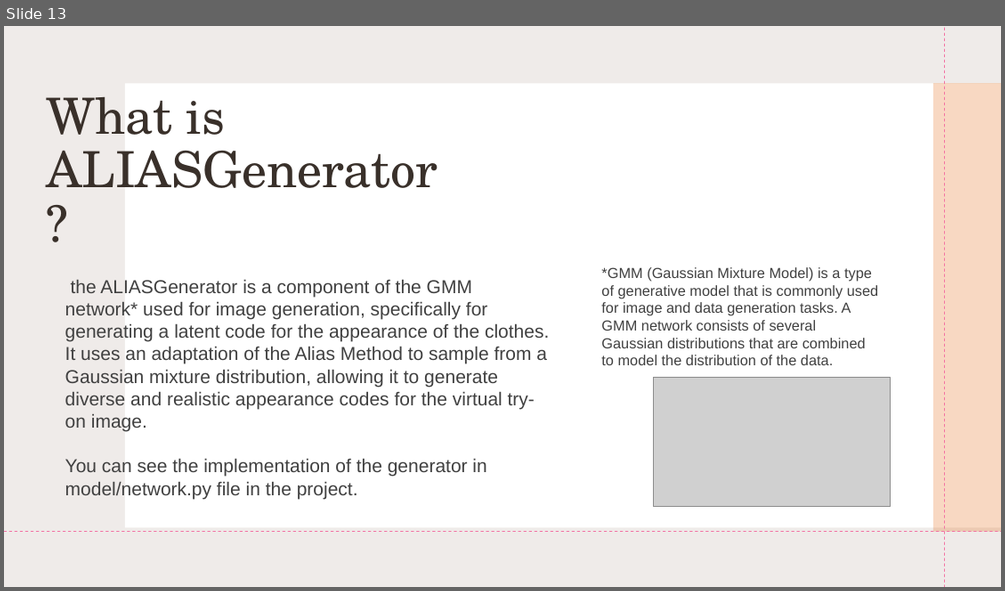
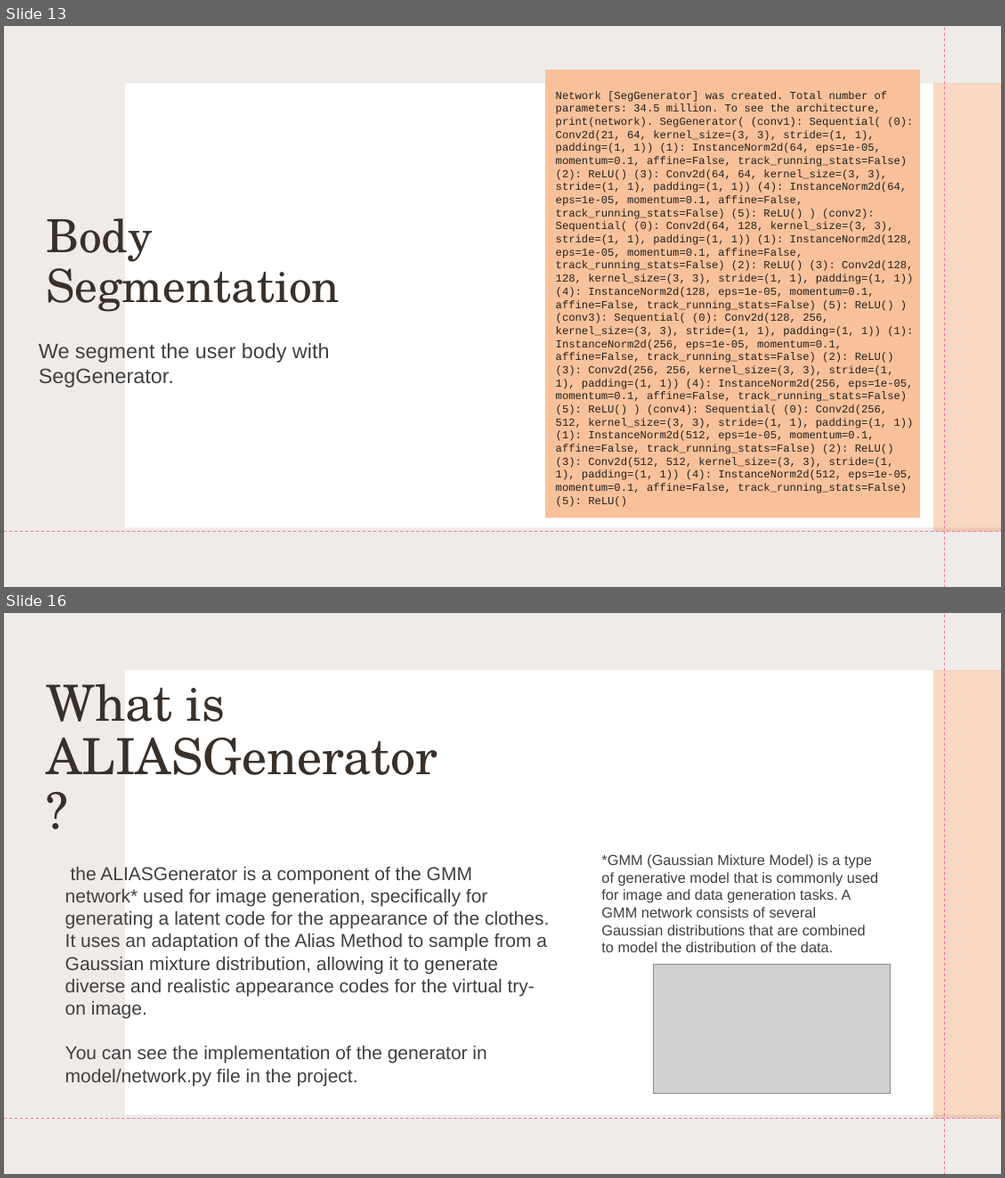
Before and after one commit to shirsneh/virtual_clothes_try_on_assistant, a slide deck: project presentation.pptx. Shown one above the other, each under a label of ours: slide 13 before the commit, slides 13 and 16 after it; the slides between them are not shown. The pictures are 1005x591 and 1005x1178 pixels, drawn with LibreOffice and Linux fonts; fonts in the diff are those of the drawing; grey boxes stand for pictures. Boxes give left, top, right and bottom in pixels: in the first picture for what was removed or moved away, otherwise in the second. Text is boxed around its words. In the diff, an @@ line names an element or a change of style, - is before the commit and + after.

```diff
--- a/project presentation.pptx
+++ b/project presentation.pptx
@@ slide 13 added at (x1=4, y1=26, x2=1001, y2=587), background #FFFFFF; not listed: 2 template elements that a slide beside it also shows @@
@@ rectangle added at (x1=4, y1=26, x2=1001, y2=587), fill #E5DEDB at 35% opacity @@
@@ line added from (944, 587) to (944, 27), #F371A3 0.75 pt dashed @@
@@ rectangle added at (x1=545, y1=70, x2=920, y2=518), fill #F9C19A @@
@@ rectangle added at (x1=125, y1=84, x2=1001, y2=528), fill #FFFFFF @@
@@ text added at (x1=556, y1=91, x2=914, y2=507), 10.5 pt, text #212121 @@
+Network [SegGenerator] was created. Total number of parameters: 34.5 million. To see the architecture, print(network). SegGenerator( (conv1): Sequential( (0): Conv2d(21, 64, kernel_size=(3, 3), stride=(1, 1), padding=(1, 1)) (1): InstanceNorm2d(64, eps=1e-05, momentum=0.1, affine=False, track_running_stats=False) (2): ReLU() (3): Conv2d(64, 64, kernel_size=(3, 3), stride=(1, 1), padding=(1, 1)) (4): InstanceNorm2d(64, eps=1e-05, momentum=0.1, affine=False, track_running_stats=False) (5): ReLU() ) (conv2): Sequential( (0): Conv2d(64, 128, kernel_size=(3, 3), stride=(1, 1), padding=(1, 1)) (1): InstanceNorm2d(128, eps=1e-05, momentum=0.1, affine=False, track_running_stats=False) (2): ReLU() (3): Conv2d(128, 128, kernel_size=(3, 3), stride=(1, 1), padding=(1, 1)) (4): InstanceNorm2d(128, eps=1e-05, momentum=0.1, affine=False, track_running_stats=False) (5): ReLU() ) (conv3): Sequential( (0): Conv2d(128, 256, kernel_size=(3, 3), stride=(1, 1), padding=(1, 1)) (1): InstanceNorm2d(256, eps=1e-05, momentum=0.1, affine=False, track_running_stats=False) (2): ReLU() (3): Conv2d(256, 256, kernel_size=(3, 3), stride=(1, 1), padding=(1, 1)) (4): InstanceNorm2d(256, eps=1e-05, momentum=0.1, affine=False, track_running_stats=False) (5): ReLU() ) (conv4): Sequential( (0): Conv2d(256, 512, kernel_size=(3, 3), stride=(1, 1), padding=(1, 1)) (1): InstanceNorm2d(512, eps=1e-05, momentum=0.1, affine=False, track_running_stats=False) (2): ReLU() (3): Conv2d(512, 512, kernel_size=(3, 3), stride=(1, 1), padding=(1, 1)) (4): InstanceNorm2d(512, eps=1e-05, momentum=0.1, affine=False, track_running_stats=False) (5): ReLU()
@@ rectangle added at (x1=933, y1=83, x2=1001, y2=531), fill #E4650E at 25% opacity @@
@@ title added at (x1=46, y1=218, x2=340, y2=312), 44 pt, text #39302A @@
+Body Segmentation
@@ subtitle added at (x1=39, y1=343, x2=330, y2=387), 20 pt, text #404040 @@
+We segment the user body with SegGenerator.
@@ line added from (4, 531) to (1001, 531), #F371A3 0.75 pt dashed @@
@@ what was slide 13 is now slide 16 @@
```
Also in this commit, not shown: 10 slides changed, 2 other slides added, 1 other file.
